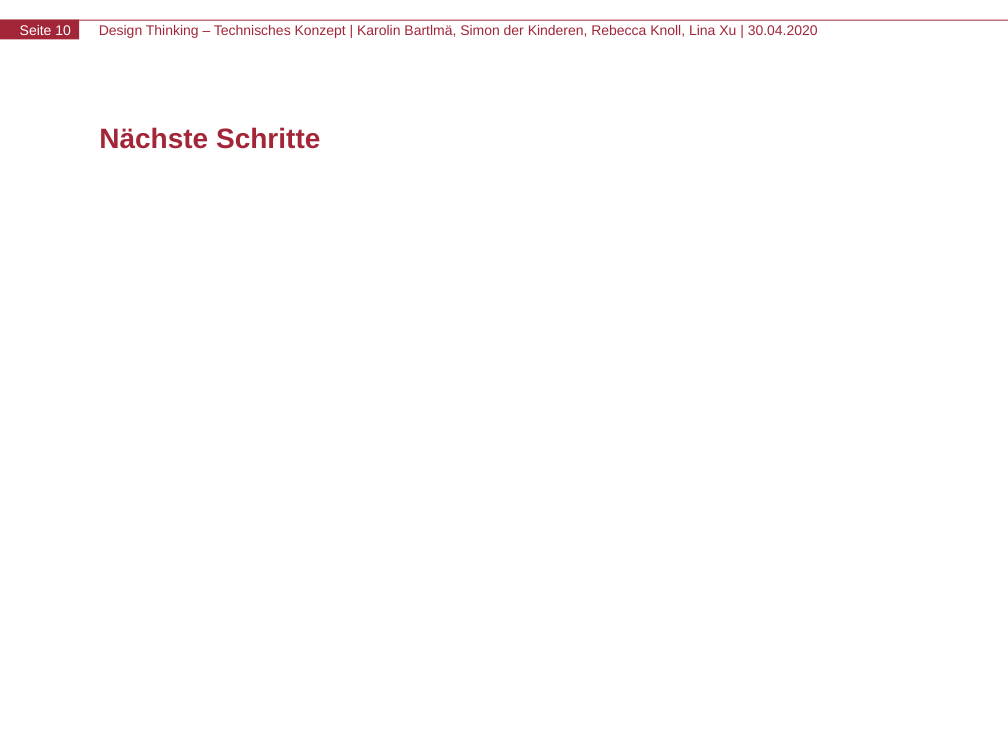
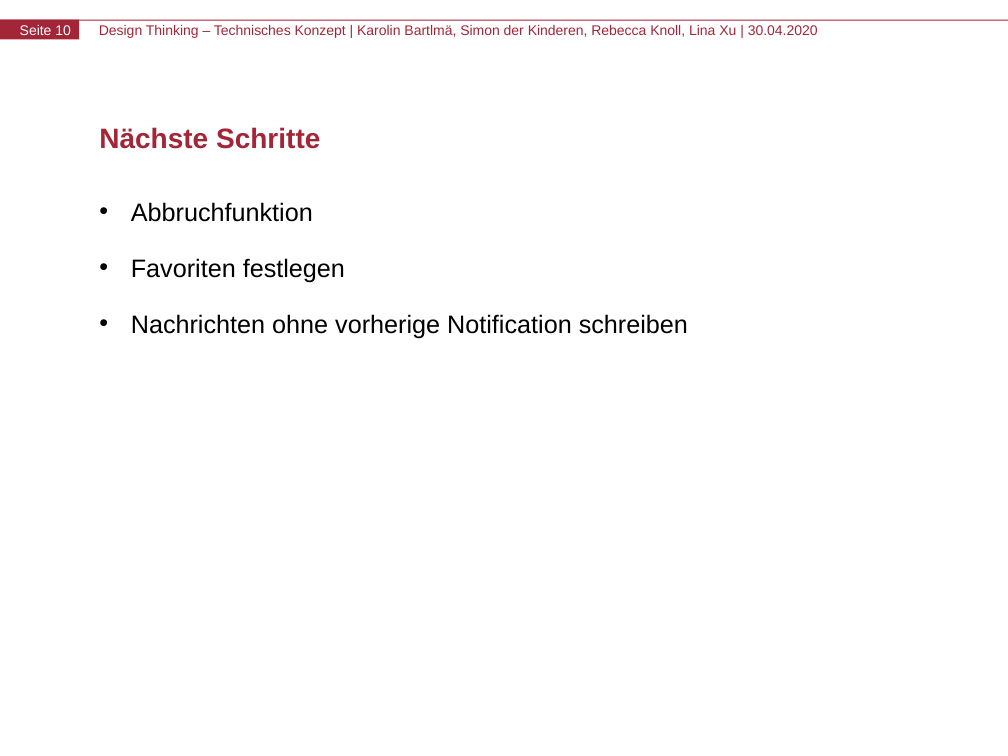
Before and after one commit to aai38/audioMessenger, a slide deck: slide 10 of Präsentation/Zwischenpräsentation_TechnischesKonzept.pptx. Drawn at 1008x756 pixels with LibreOffice and Linux fonts; fonts in the diff are those of the drawing. Boxes give left, top, right and bottom in pixels: in the first picture for what was removed or moved away, otherwise in the second. Text is boxed around its words. In the diff, an @@ line names an element or a change of style, - is before the commit and + after.

```diff
--- a/Präsentation/Zwischenpräsentation_TechnischesKonzept.pptx
+++ b/Präsentation/Zwischenpräsentation_TechnischesKonzept.pptx
@@ text added at [131,202,688,338], 18 pt, text #000000 @@
+• Abbruchfunktion
+• Favoriten festlegen
+• Nachrichten ohne vorherige Notification schreiben
```
Also in this commit, not shown: 3 other slides changed.
